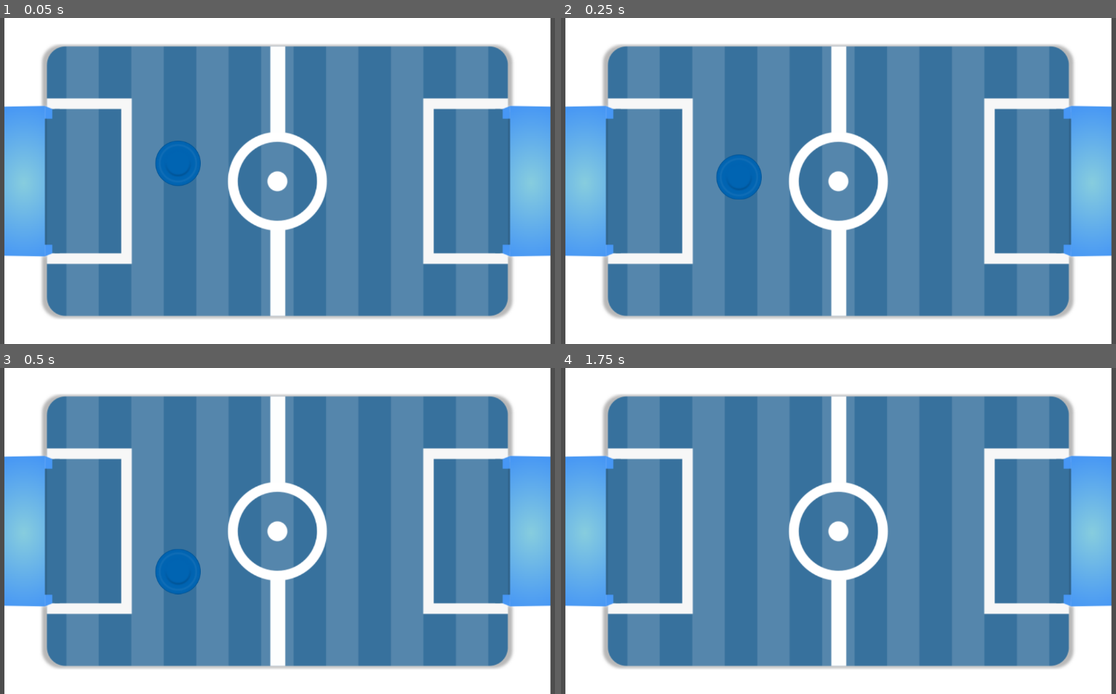
Above: before the commit, frames 1-4 (two rows, left to right).
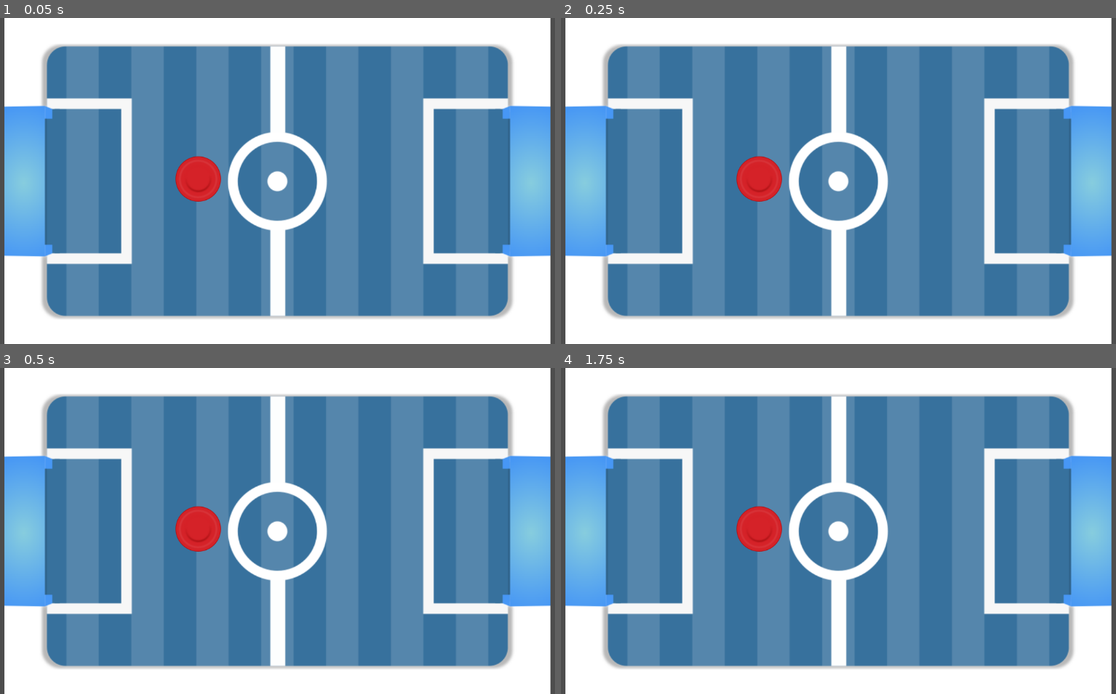
Above: after the commit, the same moments.

Repository: Gann4Life/mvjtp-interfaces
Game: Godot game, scene res://Scenes/gameplay.tscn
The game is run twice, just before and just after one commit, with the same random seed, the same clock (stepped at 60 frames per second) and the same inputs. This scene is started directly instead of the project's main scene.
Inputs (mouse positions are in pixels of both pictures, inside the frame that each line leads up to):
- Up to frame 1 (0.05 s): no input
- Up to frame 2 (0.25 s): no input
- Up to frame 3 (0.5 s): no input
- Up to frame 4 (1.75 s): move the mouse to (966, 514) at 0.52 s; press the mouse at (966, 514) at 0.53 s; release the mouse at (966, 514) at 1.25 s; tap Enter at 1.25 s; drag from (721, 547) to (810, 596) at 1.27 s

The runs differ from the first frame. In frame 1, 1.5% of the frame differs, in the area x 27-40%, y 37-57%; in frame 2, 1.4%; in frame 3, 1.8%, in the area x 27-40%, y 42-70%; in frame 4, 0.9%.

Commit message:
feat(puck): basic draggable hockey piece

Diff:
--- a/Prefabs/puck.tscn
+++ b/Prefabs/puck.tscn
@@ -1,14 +1,22 @@
 [gd_scene format=3 uid="uid://bqs0tkkill772"]
 
-[ext_resource type="Texture2D" uid="uid://c8o0bjtw16t80" path="res://Air Hockey Flat Pack/PNG/Strikers/Blue.png" id="1_f8mk2"]
+[ext_resource type="Script" uid="uid://b0j0u337nr7ct" path="res://Scripts/puck.gd" id="1_2tfqw"]
+[ext_resource type="Texture2D" uid="uid://bwat0nihqhy25" path="res://Air Hockey Flat Pack/PNG/Strikers/Red.png" id="1_f8mk2"]
 
 [sub_resource type="CircleShape2D" id="CircleShape2D_2tfqw"]
 radius = 48.0
 
 [node name="Puck" type="RigidBody2D" unique_id=1177927250]
+input_pickable = true
+gravity_scale = 0.0
+script = ExtResource("1_2tfqw")
 
 [node name="Sprite" type="Sprite2D" parent="." unique_id=70152238]
 texture = ExtResource("1_f8mk2")
 
 [node name="CollisionShape2D" type="CollisionShape2D" parent="." unique_id=1072092021]
 shape = SubResource("CircleShape2D_2tfqw")
+
+[connection signal="input_event" from="." to="." method="_on_input_event"]
+[connection signal="mouse_entered" from="." to="." method="_on_mouse_entered"]
+[connection signal="mouse_exited" from="." to="." method="_on_mouse_exited"]
--- a/Scenes/gameplay.tscn
+++ b/Scenes/gameplay.tscn
@@ -12,4 +12,4 @@
 texture = ExtResource("1_wbxth")
 
 [node name="Puck" parent="." unique_id=1177927250 instance=ExtResource("2_m34ki")]
-position = Vector2(376, 288)
+position = Vector2(416, 320)
--- /dev/null
+++ b/Scenes/main.tscn
@@ -0,0 +1,3 @@
+[gd_scene format=3 uid="uid://fxyvjyf7nqrl"]
+
+[node name="Main" type="Node2D" unique_id=1909156123]
--- /dev/null
+++ b/Scripts/puck.gd
@@ -0,0 +1,32 @@
+extends RigidBody2D
+
+var mouse_over : bool = false
+var drag_success : bool = false
+
+func _process(delta: float) -> void:
+	if drag_success:
+		position.x = get_global_mouse_position().x
+		position.y = get_global_mouse_position().y
+
+func drag():
+	if mouse_over:
+		drag_success = true
+
+func release():
+	drag_success = false
+
+func _on_mouse_entered() -> void:
+	mouse_over = true
+
+func _on_mouse_exited() -> void:
+	mouse_over = false
+
+func _on_input_event(viewport: Node, event: InputEvent, shape_idx: int) -> void:
+	if event is InputEventMouseButton:
+		if event.is_action_pressed("drag"):
+			drag()
+
+func _unhandled_input(event: InputEvent) -> void:
+	if event is InputEventMouseButton:
+		if event.is_action_released("drag"):
+			release()
Not shown, added: Scripts/puck.gd.uid
